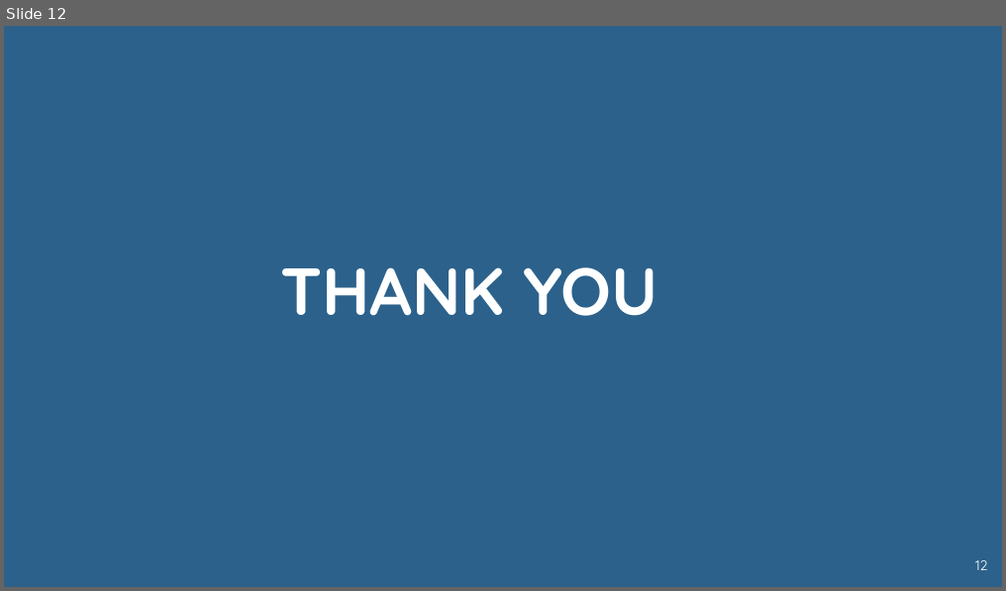
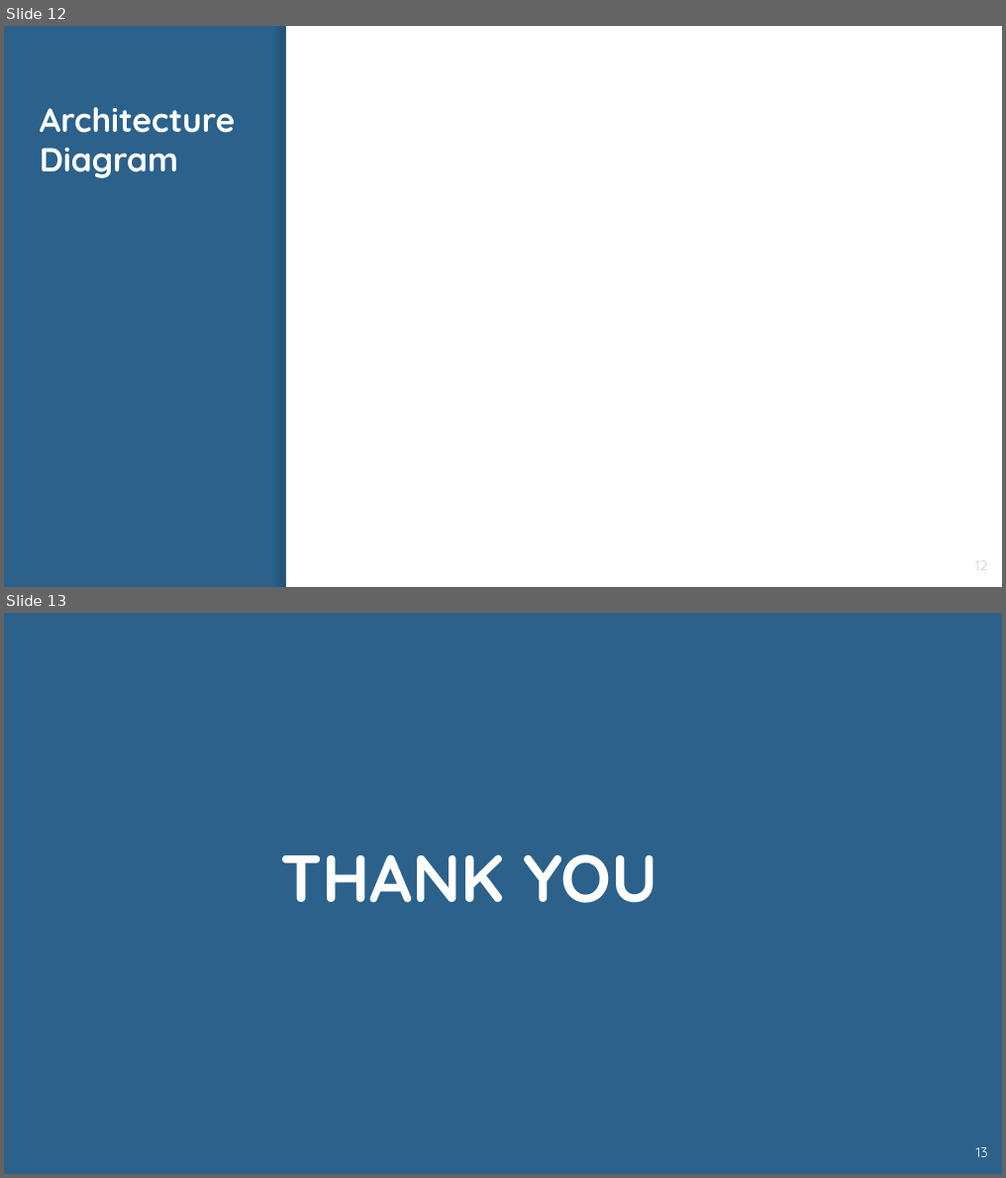
Before and after one commit to ShikharBhatt/NITI, a slide deck: niti aayog.pptx. Shown one above the other, each under a label of ours: slide 12 before the commit, slides 12 and 13 after it. The pictures are 1006x591 and 1006x1178 pixels, drawn with LibreOffice and Linux fonts; fonts in the diff are those of the drawing. Boxes give left, top, right and bottom in pixels: in the first picture for what was removed or moved away, otherwise in the second. Text is boxed around its words. In the diff, an @@ line names an element or a change of style, - is before the commit and + after.

```diff
--- a/niti aayog.pptx
+++ b/niti aayog.pptx
@@ slide 12 added at (4,26,1002,587), background #2B618B @@
@@ rectangle added at (273,26,285,586), fill gradient #000014 @@
@@ rectangle added at (286,26,1002,586), fill #FFFFFF @@
@@ title added at (40,107,235,178), 24 pt, text #FFFFFF, bold @@
+Architecture Diagram
@@ page number added at (975,561,988,570), 10 pt, text #CCCCCC @@
+12
@@ what was slide 12 is now slide 13 @@
@@ page number at (976,1148,988,1157): text changed @@
-12
+13
```
Also in this commit, not shown: 3 slides changed, 1 other file.
